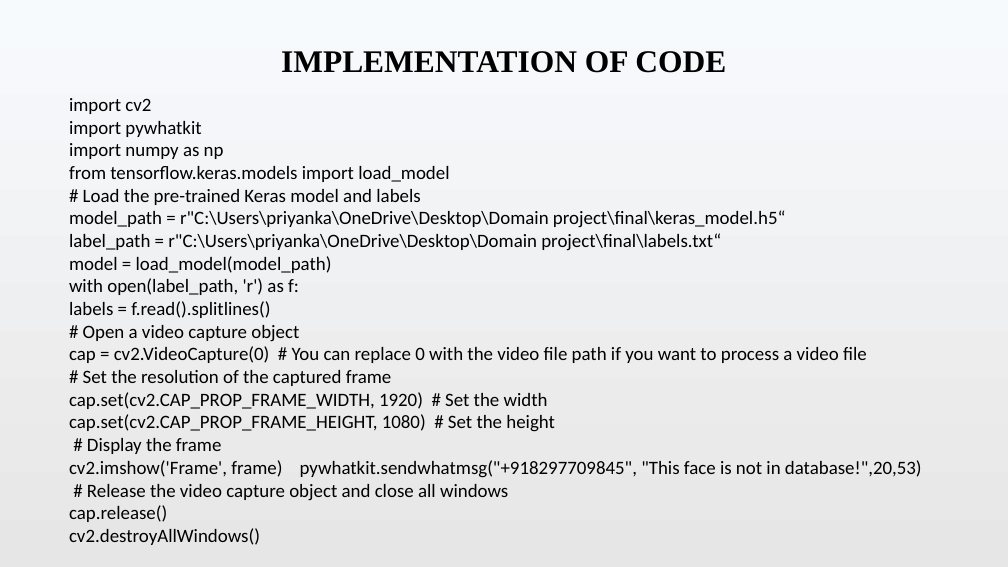
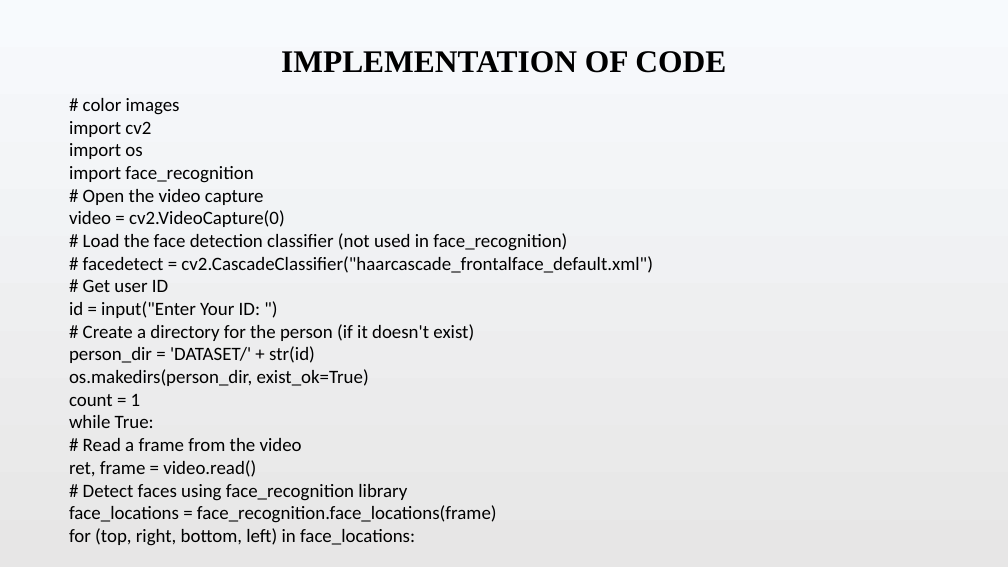
Before and after one commit to Sasimaddi/-Facial-Security-Alert-System-, a slide deck: slide 7 of Face Security.pptx. Drawn at 1008x567 pixels with LibreOffice and Linux fonts; fonts in the diff are those of the drawing. Boxes give left, top, right and bottom in pixels: in the first picture for what was removed or moved away, otherwise in the second. Text is boxed around its words. In the diff, an @@ line names an element or a change of style, - is before the commit and + after.

```diff
--- a/Face Security.pptx
+++ b/Face Security.pptx
@@ text at (83,98,180,115): paragraph added @@
+# color images
@@ text at (69,143,653,546): text changed @@
-import pywhatkit
-import numpy as np
-from tensorflow.keras.models import load_model
-# Load the pre-trained Keras model and labels
-model_path = r"C:\Users\priyanka\OneDrive\Desktop\Domain project\final\keras_model.h5“
-label_path = r"C:\Users\priyanka\OneDrive\Desktop\Domain project\final\labels.txt“
-model = load_model(model_path)
-with open(label_path, 'r') as f:
-labels = f.read().splitlines()
-# Open a video capture object
-cap = cv2.VideoCapture(0) # You can replace 0 with the video file path if you want to process a video file
-# Set the resolution of the captured frame
-cap.set(cv2.CAP_PROP_FRAME_WIDTH, 1920) # Set the width
-cap.set(cv2.CAP_PROP_FRAME_HEIGHT, 1080) # Set the height
-# Display the frame
-cv2.imshow('Frame', frame) pywhatkit.sendwhatmsg("+918297709845", "This face is not in database!",20,53)
-# Release the video capture object and close all windows
-cap.release()
-cv2.destroyAllWindows()
+import os
+import face_recognition
+# Open the video capture
+video = cv2.VideoCapture(0)
+# Load the face detection classifier (not used in face_recognition)
+# facedetect = cv2.CascadeClassifier("haarcascade_frontalface_default.xml")
+# Get user ID
+id = input("Enter Your ID: ")
+# Create a directory for the person (if it doesn't exist)
+person_dir = 'DATASET/' + str(id)
+os.makedirs(person_dir, exist_ok=True)
+count = 1
+while True:
+# Read a frame from the video
+ret, frame = video.read()
+# Detect faces using face_recognition library
+face_locations = face_recognition.face_locations(frame)
+for (top, right, bottom, left) in face_locations:
```
Also in this commit, not shown: 4 other slides changed, 3 slides added, 2 slides removed, 1 other file.
